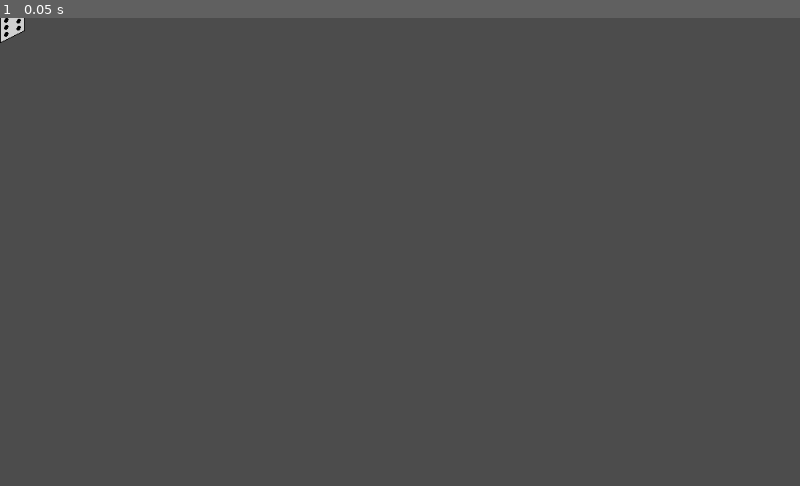
Above: before the commit, frame 1.
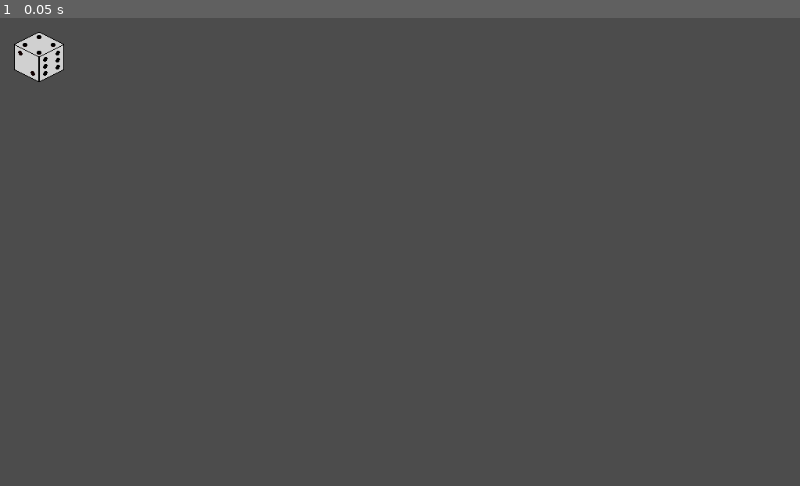
Above: after the commit, the same moment.

Repository: kdreese/gmtk-2022
Game: Godot game, scene res://resouces/Player/Player.tscn
The game is run twice, just before and just after one commit, with the same random seed, the same clock (stepped at 60 frames per second) and the same inputs. The project has no main scene, so this scene is started directly.
Inputs:
- Up to frame 1 (0.05 s): no input

The runs differ from the first frame. In frame 1, 0.6% of the frame differs, in the area x 0-8%, y 0-14%.
Error after the commit: Parse Error: Unique global class "Player" already exists at path: res://resouces/player/Player.gd (res://resouces/Player/Player.gd:3)

Commit message:
Added rotate functions to player object.

Diff:
--- a/project.godot
+++ b/project.godot
@@ -7,6 +7,16 @@
 ;   param=value ; assign values to parameters
 
 config_version=4
+
+_global_script_classes=[ {
+"base": "Node2D",
+"class": "Player",
+"language": "GDScript",
+"path": "res://resouces/player/Player.gd"
+} ]
+_global_script_class_icons={
+"Player": ""
+}
 
 [application]
 
--- /dev/null
+++ b/resouces/Player/Player.gd
@@ -0,0 +1,113 @@
+extends Node2D
+
+class_name Player
+
+enum FaceState {FACE_1, FACE_2_1, FACE_2_2, FACE_3_1, FACE_3_2, FACE_4, FACE_5, FACE_6_1, FACE_6_2}
+
+var top_face: int
+var side_face: int
+var front_face: int
+var bottom_face: int
+var back_face: int
+var backside_face: int
+
+
+# Called when the node enters the scene tree for the first time.
+func _ready() -> void:
+	# Initialize the state of the die to be 1 facing up, with 2 and 3 visible.
+	top_face = FaceState.FACE_1
+	front_face = FaceState.FACE_2_1
+	side_face = FaceState.FACE_3_1
+	backside_face = FaceState.FACE_4
+	back_face = FaceState.FACE_5
+	bottom_face = FaceState.FACE_6_1
+	setAnim()
+	pass # Replace with function body.
+
+# Get the rotated version of the given face.
+func rotatedFace(state: int) -> int:
+	if state == FaceState.FACE_2_1:
+		return FaceState.FACE_2_2
+	elif state == FaceState.FACE_2_2:
+		return FaceState.FACE_2_1
+	if state == FaceState.FACE_3_1:
+		return FaceState.FACE_3_2
+	elif state == FaceState.FACE_3_2:
+		return FaceState.FACE_3_1
+	if state == FaceState.FACE_6_1:
+		return FaceState.FACE_6_2
+	elif state == FaceState.FACE_6_2:
+		return FaceState.FACE_6_1
+	else:
+		# 1, 4, and 5, are rotationally symmetric
+		return state
+
+# Rotate the die clockwise about the X axis, which is normal to the side face.
+func rotateX() -> void:
+	# The side and backside faces are rotated.
+	side_face = rotatedFace(side_face)
+	backside_face = rotatedFace(backside_face)
+	# The rest of the faces fall into a cycle
+	var temp: int = top_face
+	top_face = front_face
+	front_face = bottom_face
+	bottom_face = back_face
+	back_face = temp
+	# Set the animation
+	setAnim()
+
+# Rotate the die clockwise about the Y axis, which is normal to the top face.
+func rotateY() -> void:
+	# The top and bottom faces are rotated.
+	top_face = rotatedFace(top_face)
+	bottom_face = rotatedFace(bottom_face)
+	# Because of the way the pictures are structure, this is no longer a simple cycle.
+	var temp: int = front_face
+	front_face = rotatedFace(side_face)
+	side_face = rotatedFace(back_face)
+	back_face = rotatedFace(backside_face)
+	backside_face = rotatedFace(temp)
+	setAnim()
+
+# Rotate the die clockwise about the Z axis, which is normal to the front face.
+func rotateZ() -> void:
+	# The front and back faces are rotated.
+	front_face = rotatedFace(front_face)
+	back_face = rotatedFace(back_face)
+	# The rest of the faces fall into a cycle.
+	var temp: int = top_face
+	top_face = backside_face
+	backside_face = bottom_face
+	bottom_face = side_face
+	side_face = temp
+	# Set the animations.
+	setAnim()
+
+# Set the animation to match the current orienation.
+func setAnim() -> void:
+	setFaceAnim($"Front Face/AnimatedSprite", front_face)
+	setFaceAnim($"Side Face/AnimatedSprite", side_face)
+	setFaceAnim($"Top Face/AnimatedSprite", top_face)
+
+# Set the animation state for a single face.
+func setFaceAnim(face: AnimatedSprite, state: int) -> void:
+	if state == FaceState.FACE_1:
+		face.play("1")
+	elif state == FaceState.FACE_2_1:
+		face.play("2_1")
+	elif state == FaceState.FACE_2_2:
+		face.play("2_2")
+	elif state == FaceState.FACE_3_1:
+		face.play("3_1")
+	elif state == FaceState.FACE_3_2:
+		face.play("3_2")
+	elif state == FaceState.FACE_4:
+		face.play("4")
+	elif state == FaceState.FACE_5:
+		face.play("5")
+	elif state == FaceState.FACE_6_1:
+		face.play("6_1")
+	elif state == FaceState.FACE_6_2:
+		face.play("6_2")
+	else:
+		print("Invalid state (%d) passed to setAnim()." % state)
--- a/resouces/Player/Player.tscn
+++ b/resouces/Player/Player.tscn
@@ -1,10 +1,13 @@
-[gd_scene load_steps=4 format=2]
+[gd_scene load_steps=5 format=2]
 
 [ext_resource path="res://resouces/Player/Top Face.tscn" type="PackedScene" id=1]
 [ext_resource path="res://resouces/Player/Side Face.tscn" type="PackedScene" id=2]
 [ext_resource path="res://resouces/Player/Front Face.tscn" type="PackedScene" id=3]
+[ext_resource path="res://resouces/Player/Player.gd" type="Script" id=4]
 
 [node name="Node2D" type="Node2D"]
+position = Vector2( 50, 50 )
+script = ExtResource( 4 )
 
 [node name="Front Face" parent="." instance=ExtResource( 3 )]
 
